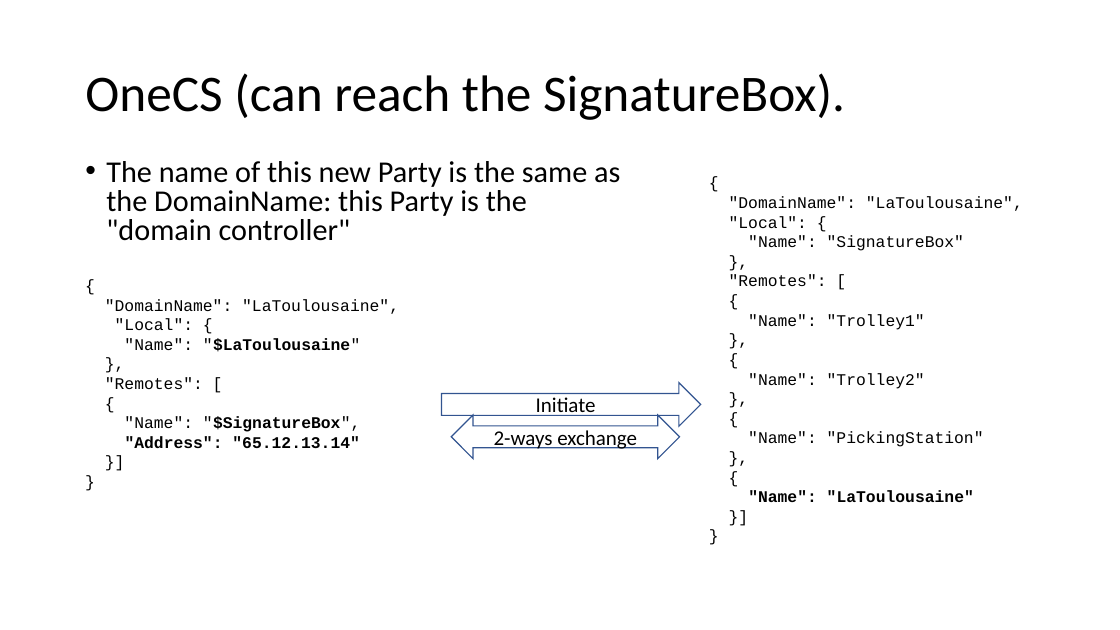
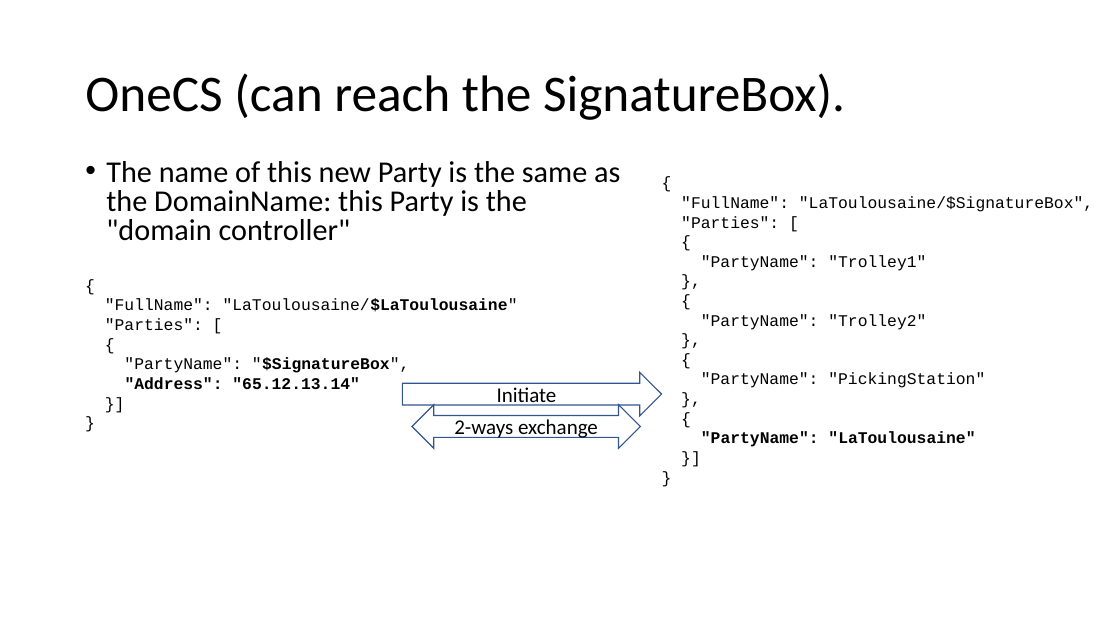
Before and after one commit to signature-opensource/CK-AppIdentity-Transport, a slide deck: slide 11 of Doc/CK-AppIdentity.pptx. Drawn at 1120x630 pixels with LibreOffice and Linux fonts; fonts in the diff are those of the drawing. Boxes give left, top, right and bottom in pixels: in the first picture for what was removed or moved away, otherwise in the second. Text is boxed around its words. In the diff, an @@ line names an element or a change of style, - is before the commit and + after.

Commit message:
Now that "composite" is clearer...
It is time to reintroduce the "LocalParty" notion.

```diff
--- a/Doc/CK-AppIdentity.pptx
+++ b/Doc/CK-AppIdentity.pptx
@@ text "{": place and size @@
-text "{" at [729,196,1023,502]
+text "{" at [681,196,1093,447]
@@ text at [681,196,1093,228]: text changed @@
-"DomainName": "LaToulousaine",
-"Local": {
-"Name": "SignatureBox"
-},
-"Remotes": [
+"FullName": "LaToulousaine/$SignatureBox",
+"Parties": [
@@ text at [701,255,926,271]: text changed @@
-"Name": "Trolley1"
+"PartyName": "Trolley1"
@@ text at [105,298,518,330]: text changed @@
-"DomainName": "LaToulousaine",
-"Local": {
-"Name": "$LaToulousaine"
-},
-"Remotes": [
+"FullName": "LaToulousaine/$LaToulousaine"
+"Parties": [
@@ text at [701,314,926,330]: text changed @@
-"Name": "Trolley2"
+"PartyName": "Trolley2"
@@ text at [124,357,410,373]: text changed; bold off @@
-"Name": "$SignatureBox",
+"PartyName": "$SignatureBox",
@@ right arrow "Initiate": place and size @@
-right arrow "Initiate" at [442,383,702,427]
+right arrow "Initiate" at [402,372,662,416]
@@ text at [701,372,985,388]: text changed @@
-"Name": "PickingStation"
+"PartyName": "PickingStation"
@@ left right arrow "2-ways exchange": place and size @@
-left right arrow "2-ways exchange" at [451,415,680,459]
+left right arrow "2-ways exchange" at [413,405,641,449]
@@ text at [701,431,975,447]: text changed @@
-"Name": "LaToulousaine"
+"PartyName": "LaToulousaine"
```
Also in this commit, not shown: 11 other slides changed, 1 slide added, 4 slides removed.
